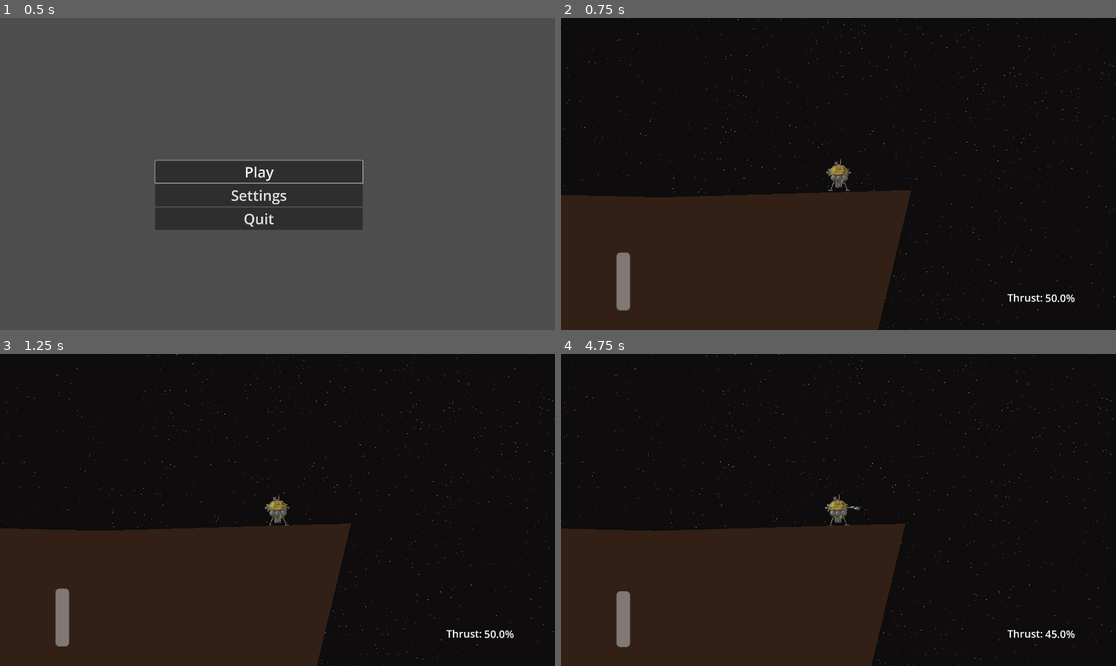
Above: before the commit, frames 1-4 (two rows, left to right).
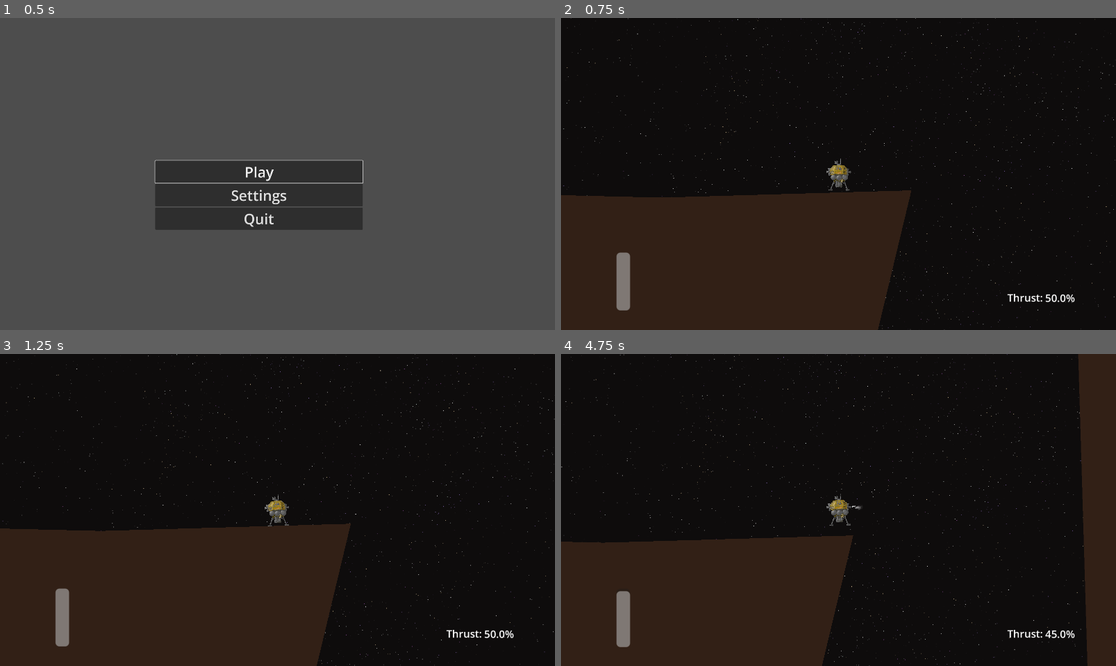
Above: after the commit, the same moments.

Repository: konradius-gitus/konrads-godot-projects
Game: Godot game, scene res://scenes/main_menu.tscn
The game is run twice, just before and just after one commit, with the same random seed, the same clock (stepped at 60 frames per second) and the same inputs.
Inputs (mouse positions are in pixels of both pictures, inside the frame that each line leads up to):
- Up to frame 1 (0.5 s): no input
- Up to frame 2 (0.75 s): click "Play" at 0.5 s
- Up to frame 3 (1.25 s): no input
- Up to frame 4 (4.75 s): move the mouse to (960, 494) at 1.27 s; hold D (move_right) 1.28-2.03 s; hold Shift (shift) 1.28-2.03 s; move the mouse to (727, 525) at 2.02 s; hold S (move_down) 2.03-2.78 s; tap one key every 0.75 s from 2.1 s: Mouse wheel down (wheel_down) Mouse wheel up (wheel_up) Shift (shift) Mouse wheel down (wheel_down); move the mouse to (894, 441) at 2.77 s; hold D (move_right) 2.78-3.53 s; move the mouse to (810, 572) at 3.52 s; hold W (move_up) 3.53-4.28 s; move the mouse to (1005, 556) at 4.27 s; hold A (move_left) from 4.28 s (still down)

Frame 1 is identical in both runs. In frame 2, 0.3% of the frame differs, in the area x 0-100%, y 0-99%; in frame 3, 0.3%; in frame 4, 13%, in the area x 0-100%, y 0-100%.

Commit message:
pause screen adjust

Diff:
--- a/game_idk/scenes/pause.tscn
+++ b/game_idk/scenes/pause.tscn
@@ -13,27 +13,38 @@
 layout_mode = 0
 offset_left = -1.0
 offset_top = -1.0
-offset_right = 114.0
-offset_bottom = 100.0
+offset_right = 457.0
+offset_bottom = 317.0
 
 [node name="VBoxContainer" type="VBoxContainer" parent="MarginContainer" unique_id=803237327]
 layout_mode = 2
+theme_override_constants/separation = 5
 
 [node name="Button" type="Button" parent="MarginContainer/VBoxContainer" unique_id=892948598]
 layout_mode = 2
+theme_override_font_sizes/font_size = 50
 text = "Resume
 "
 
 [node name="Button2" type="Button" parent="MarginContainer/VBoxContainer" unique_id=230221187]
 layout_mode = 2
+theme_override_font_sizes/font_size = 50
 text = "Back to menu
+"
+
+[node name="Button4" type="Button" parent="MarginContainer/VBoxContainer" unique_id=1762016123]
+layout_mode = 2
+theme_override_font_sizes/font_size = 50
+text = "Restart
 "
 
 [node name="Button3" type="Button" parent="MarginContainer/VBoxContainer" unique_id=640092487]
 layout_mode = 2
+theme_override_font_sizes/font_size = 50
 text = "Quit
 "
 
 [connection signal="pressed" from="MarginContainer/VBoxContainer/Button" to="." method="_on_button_pressed"]
 [connection signal="pressed" from="MarginContainer/VBoxContainer/Button2" to="." method="_on_button_2_pressed"]
+[connection signal="pressed" from="MarginContainer/VBoxContainer/Button4" to="." method="_on_button_4_pressed"]
 [connection signal="pressed" from="MarginContainer/VBoxContainer/Button3" to="." method="_on_button_3_pressed"]
--- a/game_idk/scenes/world.tscn
+++ b/game_idk/scenes/world.tscn
@@ -52,10 +52,9 @@
 
 [node name="Player" parent="." unique_id=1151405438 instance=ExtResource("1_kiio4")]
 position = Vector2(2588, -2361)
-gravity_scale = 0.35
+gravity_scale = 0.12
 inertia = 0.0
 speed_limit = 521
-thrust_constant = 1000
 fuel_tank_max = 2000
 
 [node name="terrain" type="StaticBody2D" parent="." unique_id=297748094]
@@ -105,10 +104,10 @@
 anchors_preset = 15
 anchor_right = 1.0
 anchor_bottom = 1.0
-offset_left = 865.0
-offset_top = 835.0
-offset_right = -941.0
-offset_bottom = -145.0
+offset_left = 738.0
+offset_top = 469.0
+offset_right = -723.0
+offset_bottom = -373.0
 grow_horizontal = 2
 grow_vertical = 2
 
--- a/game_idk/scripts/pause.gd
+++ b/game_idk/scripts/pause.gd
@@ -30,3 +30,7 @@
 
 func _on_button_3_pressed() -> void:
 	get_tree().quit()
+
+
+func _on_button_4_pressed() -> void:
+	get_tree().reload_current_scene()
--- a/game_idk/scripts/player.gd
+++ b/game_idk/scripts/player.gd
@@ -2,7 +2,7 @@
 
 @export var speed = 400.0
 @export var speed_limit = 500
-@export var thrust_constant = 600
+@export var thrust_constant = 1000
 var thrust = 50
 
 @export var fuel_tank_max = 1000
